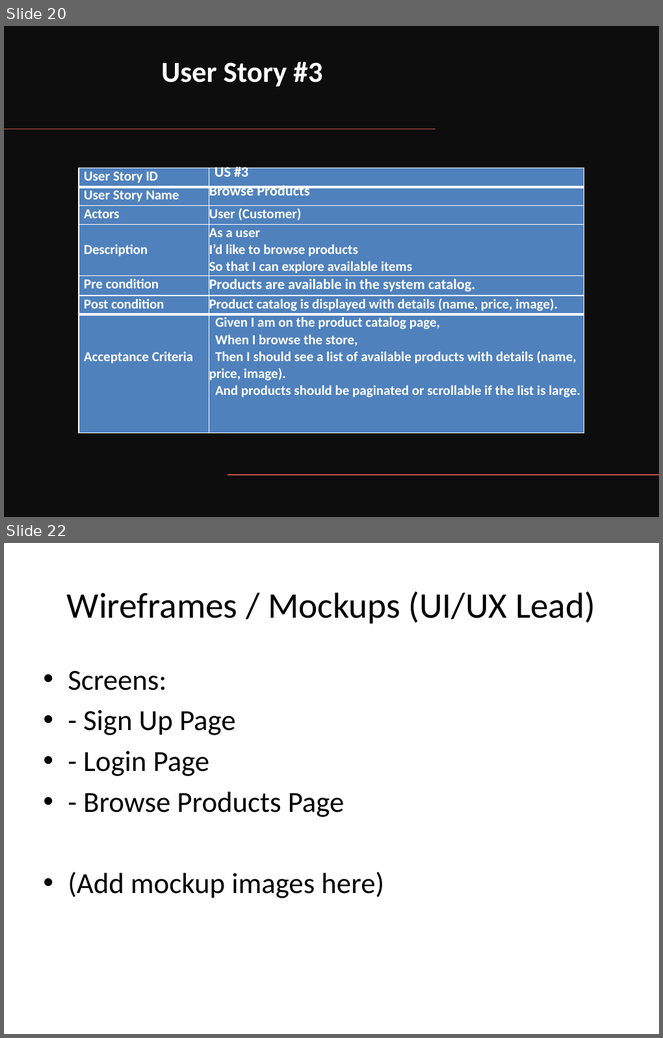
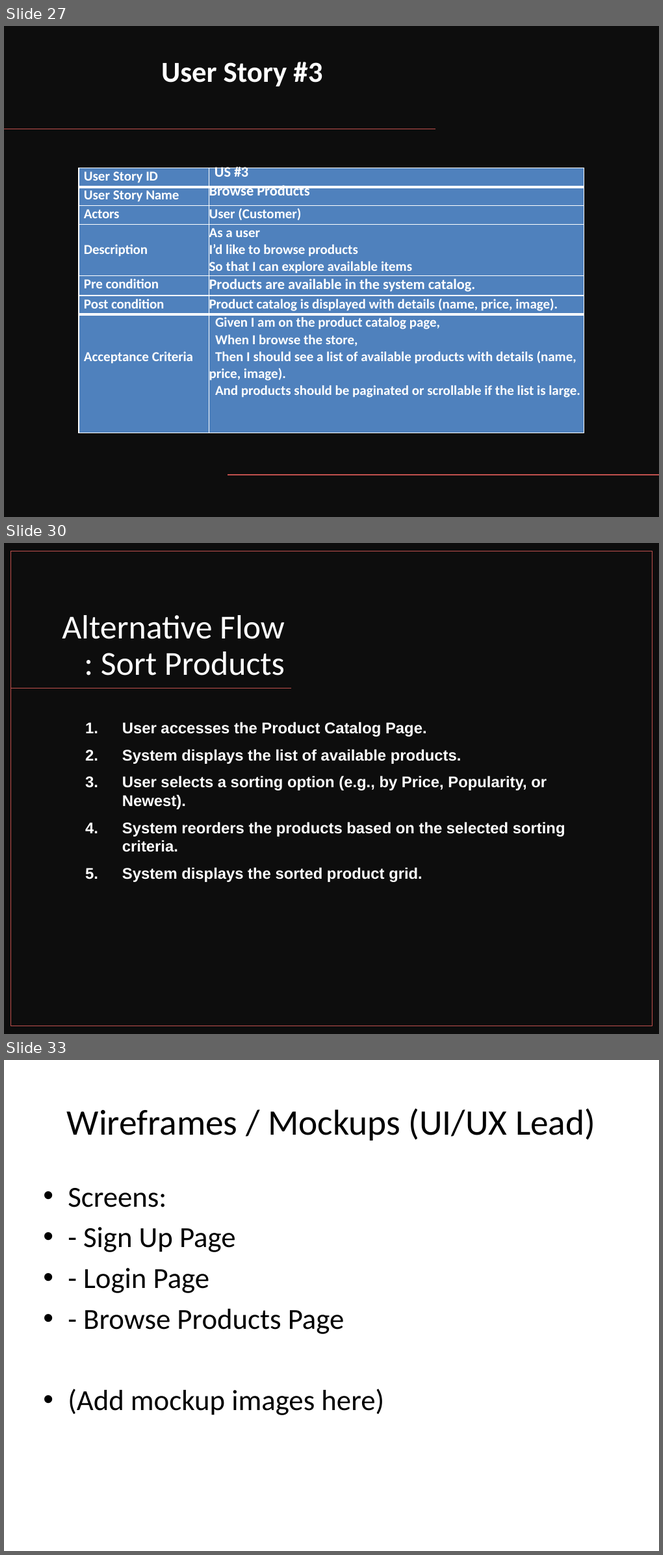
Before and after one commit to AmrKhaled77/IS-project-, a slide deck: for submation/sprint 1 +Backlog/Sprint1_Deliverables_Template.pptx. Shown one above the other, each under a label of ours: slides 20 and 22 before the commit, slides 27, 30 and 33 after it; the slides between them are not shown. The pictures are 663x1038 and 663x1555 pixels, drawn with LibreOffice and Linux fonts; fonts in the diff are those of the drawing. Boxes give left, top, right and bottom in pixels: in the first picture for what was removed or moved away, otherwise in the second. Text is boxed around its words. In the diff, an @@ line names an element or a change of style, - is before the commit and + after.

```diff
--- a/for submation/sprint 1 +Backlog/Sprint1_Deliverables_Template.pptx
+++ b/for submation/sprint 1 +Backlog/Sprint1_Deliverables_Template.pptx
@@ slide 30 added at box(4, 543, 659, 1034), background #FFFFFF @@
@@ rectangle added at box(4, 543, 659, 1034), fill #0D0D0D @@
@@ rectangle added at box(10, 551, 652, 1027), outline #C0504D 1 pt @@
@@ title added at box(62, 615, 285, 676), 37 pt, text #FFFFFF @@
+Alternative Flow : Sort Products
@@ line added from (292, 689) to (10, 689), #C0504D 1 pt @@
@@ text added at box(122, 722, 566, 882), 17 pt, text #FFFFFF, bold @@
+1. User accesses the Product Catalog Page.
+2. System displays the list of available products.
+3. User selects a sorting option (e.g., by Price, Popularity, or Newest).
+4. System reorders the products based on the selected sorting criteria.
+5. System displays the sorted product grid.
@@ what was slide 20 is now slide 27 @@
@@ what was slide 22 is now slide 33 @@
```
Also in this commit, not shown: 3 slides changed, 10 other slides added.
